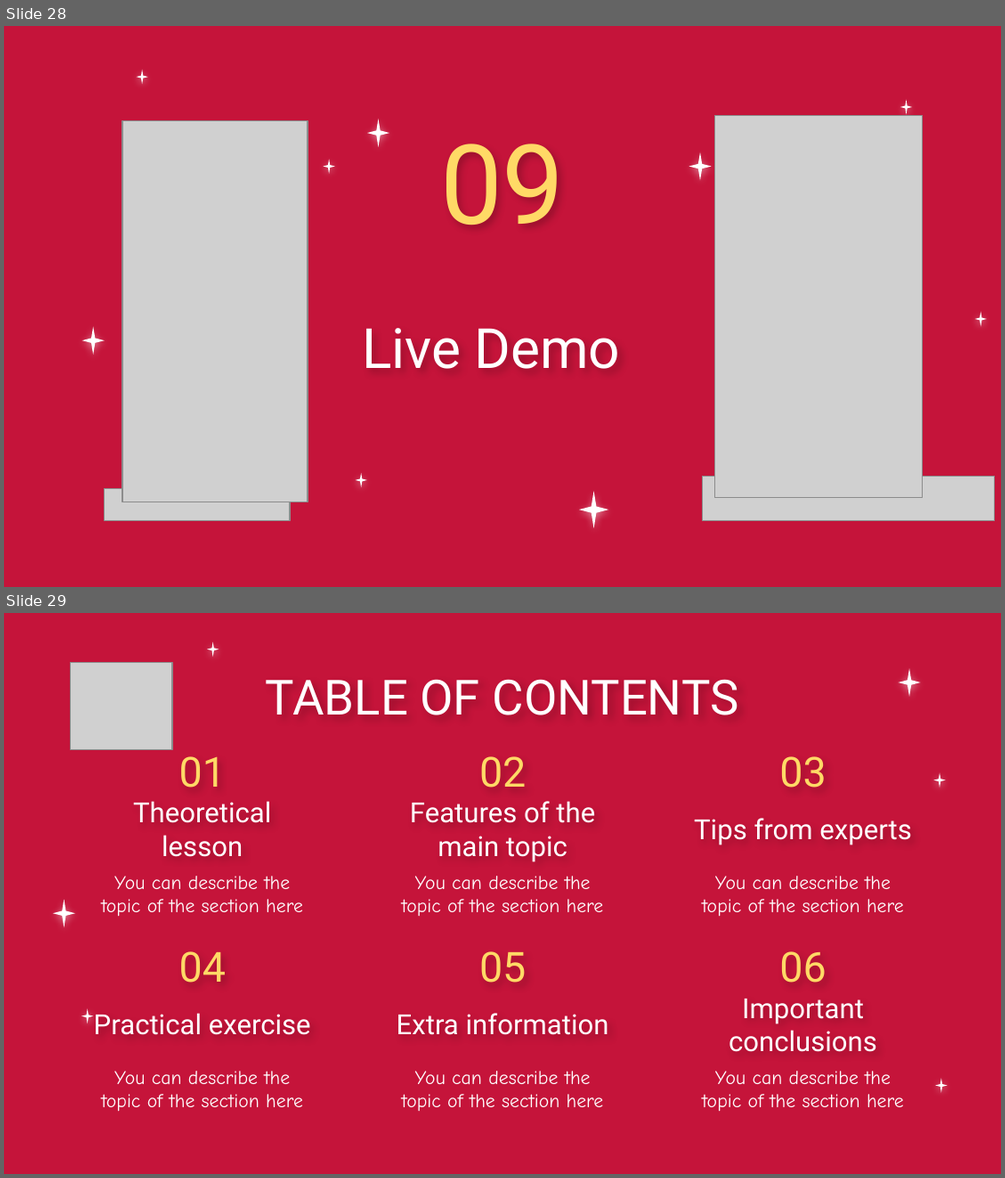
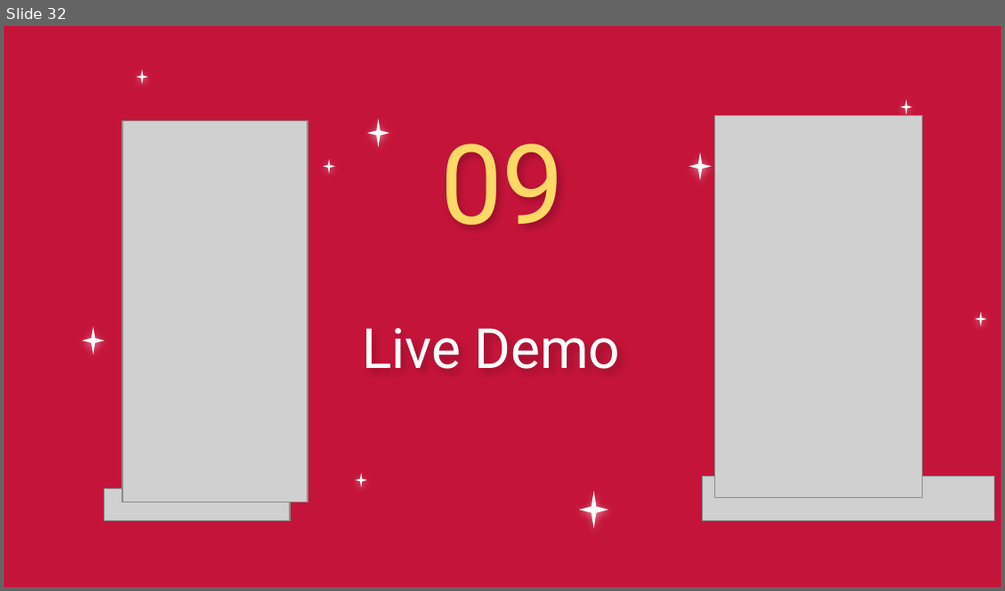
Before and after one commit to MiraPhilip12/Graduation_Project_ESLSCA, a slide deck: Milestone 4/Graduation_Project_Milestone4.pptx. Shown one above the other, each under a label of ours: slides 28 and 29 before the commit, slide 32 after it. The pictures are 1005x1178 and 1005x591 pixels, drawn with LibreOffice and Linux fonts; fonts in the diff are those of the drawing; grey boxes stand for pictures; background and template pictures are left out. Boxes give left, top, right and bottom in pixels: in the first picture for what was removed or moved away, otherwise in the second. Text is boxed around its words. In the diff, an @@ line names an element or a change of style, - is before the commit and + after.

```diff
--- a/Milestone 4/Graduation_Project_Milestone4.pptx
+++ b/Milestone 4/Graduation_Project_Milestone4.pptx
@@ slide 29 removed at [4,613,1001,1174], background picture (left out) @@
@@ picture removed at [70,663,171,749] @@
@@ title removed at [266,679,739,715] @@
-TABLE OF CONTENTS
@@ title removed at [179,756,226,787] @@
-01
@@ title removed at [479,756,526,787] @@
-02
@@ title removed at [779,756,825,787] @@
-03
@@ group removed at [53,641,947,1093]: 6 stars @@
@@ title removed at [133,801,271,857] @@
-Theoretical lesson
@@ title removed at [410,801,595,862] @@
-Features of the main topic
@@ title removed at [694,818,911,845] @@
-Tips from experts
@@ subtitle removed at [101,876,303,916] @@
-You can describe the topic of the section here
@@ subtitle removed at [402,876,604,916] @@
-You can describe the topic of the section here
@@ subtitle removed at [702,876,904,916] @@
-You can describe the topic of the section here
@@ title removed at [179,951,226,982] @@
-04
@@ title removed at [479,951,526,982] @@
-05
@@ title removed at [779,951,825,982] @@
-06
@@ title removed at [94,1013,311,1035] @@
-Practical exercise
@@ title removed at [396,1013,609,1035] @@
-Extra information
@@ title removed at [728,998,877,1052] @@
-Important
-conclusions
@@ subtitle removed at [101,1070,303,1111] @@
-You can describe the topic of the section here
@@ subtitle removed at [402,1070,604,1111] @@
-You can describe the topic of the section here
@@ subtitle removed at [702,1070,904,1111] @@
-You can describe the topic of the section here
@@ what was slide 28 is now slide 32 @@
```
Also in this commit, not shown: 4 slides added, 6 other slides removed.
